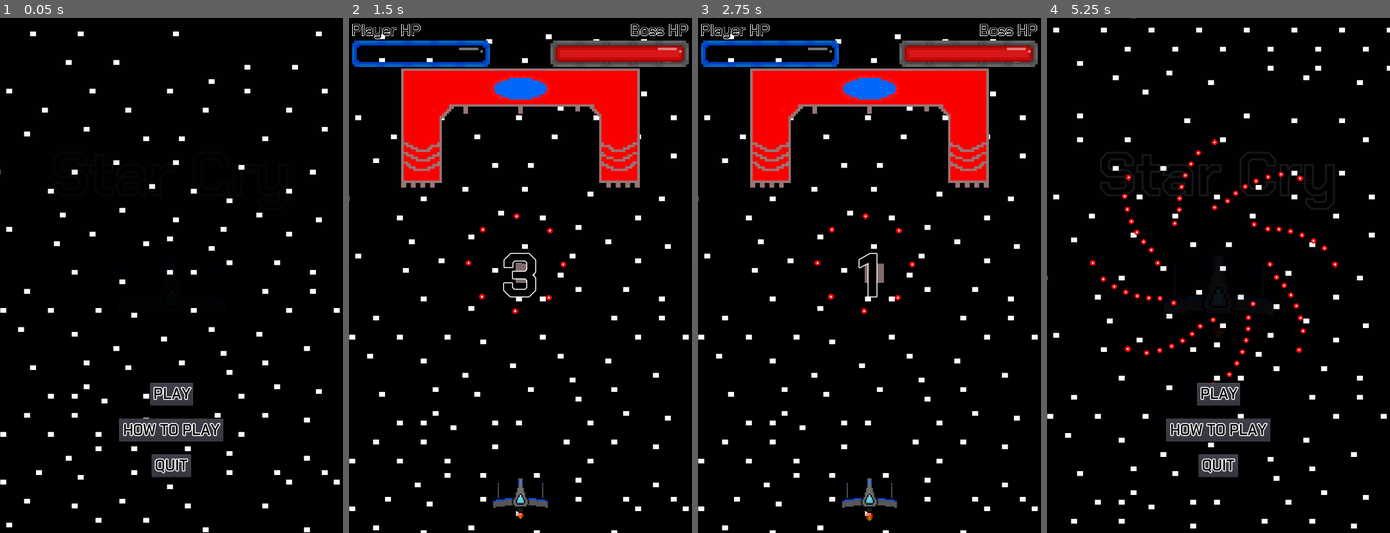
Above: before the commit, frames 1-4 (left to right).
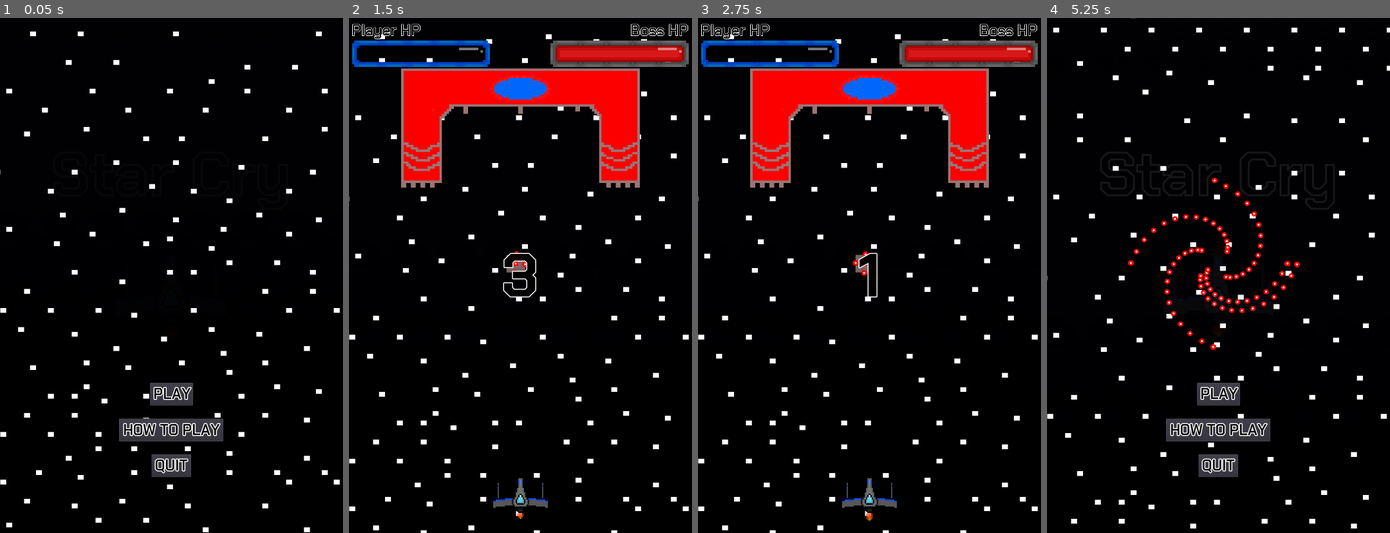
Above: after the commit, the same moments.

Repository: Cecilist/Final-BossFightBulletShooter
Game: Godot game, scene res://src/Menu/MainMenu.tscn
Two runs of this game, one before a commit and one after it. Both use one fixed random seed, a clock stepped at 60 frames per second and the inputs below.
Inputs:
- Up to frame 1 (0.05 s): no input
- Up to frame 2 (1.5 s): click "PLAY" at 0.5 s; tap Enter (play_game) at 1.25 s; hold D (move_right) from 1.28 s (still down); hold Space (shoot) from 1.28 s (still down)
- Up to frame 3 (2.75 s): release D (move_right) at 2.03 s; release Space (shoot) at 2.03 s; hold S (move_down) from 2.03 s (still down); tap Enter (play_game) at 2.1 s; tap Space (shoot) at 2.3 s
- Up to frame 4 (5.25 s): release S (move_down) at 2.78 s; hold D (move_right) 2.78-3.53 s; hold Space (shoot) 2.78-3.53 s; tap Enter (play_game) at 3.5 s; hold W (move_up) 3.53-4.28 s; tap Tab (to_next_screen) at 3.6 s; tap Space (shoot) at 3.8 s; hold A (move_left) 4.28-5 s; hold Space (shoot) 4.28-5 s; tap Escape (pause) at 4.9 s; click "TO MENU" at 5 s

The runs differ from the first frame. In frame 2, 0.2% of the frame differs, in the area x 33-64%, y 37-58%; in frame 3, 0.3%; in frame 4, 2.0%, in the area x 12-85%, y 23-71%.

Commit message:
Added CannonSpinner Sprite that spins with rotater

Diff:
--- a/project/src/Boss/Spinner/CannonSpinner.gd
+++ b/project/src/Boss/Spinner/CannonSpinner.gd
@@ -29,8 +29,6 @@
 	if get_parent().boss_paused == false:
 		var new_rotation = rotater.rotation_degrees + _rotation_speed * delta
 		rotater.rotation_degrees = fmod(new_rotation, 360)
-	#else:
-		#is_paused = true
 
 
 func _on_Timer_timeout() -> void:
--- a/project/src/Boss/Spinner/CannonSpinner.tscn
+++ b/project/src/Boss/Spinner/CannonSpinner.tscn
@@ -1,29 +1,27 @@
-[gd_scene load_steps=3 format=2]
+[gd_scene load_steps=4 format=2]
 
 [ext_resource path="res://src/Boss/Spinner/CannonSpinner.gd" type="Script" id=1]
+[ext_resource path="res://src/Boss/Spinner/CannonSpinner.png" type="Texture" id=2]
 
 [sub_resource type="RectangleShape2D" id=1]
 extents = Vector2( 20.1688, 19.2364 )
 
 [node name="CannonSpinner" type="KinematicBody2D"]
 script = ExtResource( 1 )
-_rotation_speed = 200
-_cannons_count = 8
-
-[node name="ColorRect" type="ColorRect" parent="."]
-margin_right = 40.0
-margin_bottom = 40.0
-color = Color( 0.501961, 0.415686, 0.415686, 1 )
-__meta__ = {
-"_edit_use_anchors_": false
-}
+_shoot_time = 0.1
+_radius = 20
 
 [node name="CollisionShape2D" type="CollisionShape2D" parent="."]
-position = Vector2( 19.0818, 19.6431 )
+position = Vector2( 0.35182, 0.615826 )
 shape = SubResource( 1 )
 
 [node name="Timer" type="Timer" parent="."]
 
 [node name="Rotater" type="Node2D" parent="."]
 
+[node name="Sprite" type="Sprite" parent="Rotater"]
+position = Vector2( 5.72205e-06, -1.63516 )
+scale = Vector2( 1.78042, 1.67822 )
+texture = ExtResource( 2 )
+
 [connection signal="timeout" from="Timer" to="." method="_on_Timer_timeout"]
--- a/project/src/Menu/MainMenu.tscn
+++ b/project/src/Menu/MainMenu.tscn
@@ -91,6 +91,7 @@
 scale = Vector2( 0.5, 0.5 )
 frames = SubResource( 2 )
 animation = "flying"
+frame = 2
 playing = true
 
 [node name="PlayButton" type="Button" parent="."]
Binary file added: project/src/Boss/Spinner/CannonSpinner.png
Not shown, added: project/src/Boss/Spinner/CannonSpinner.png.import
